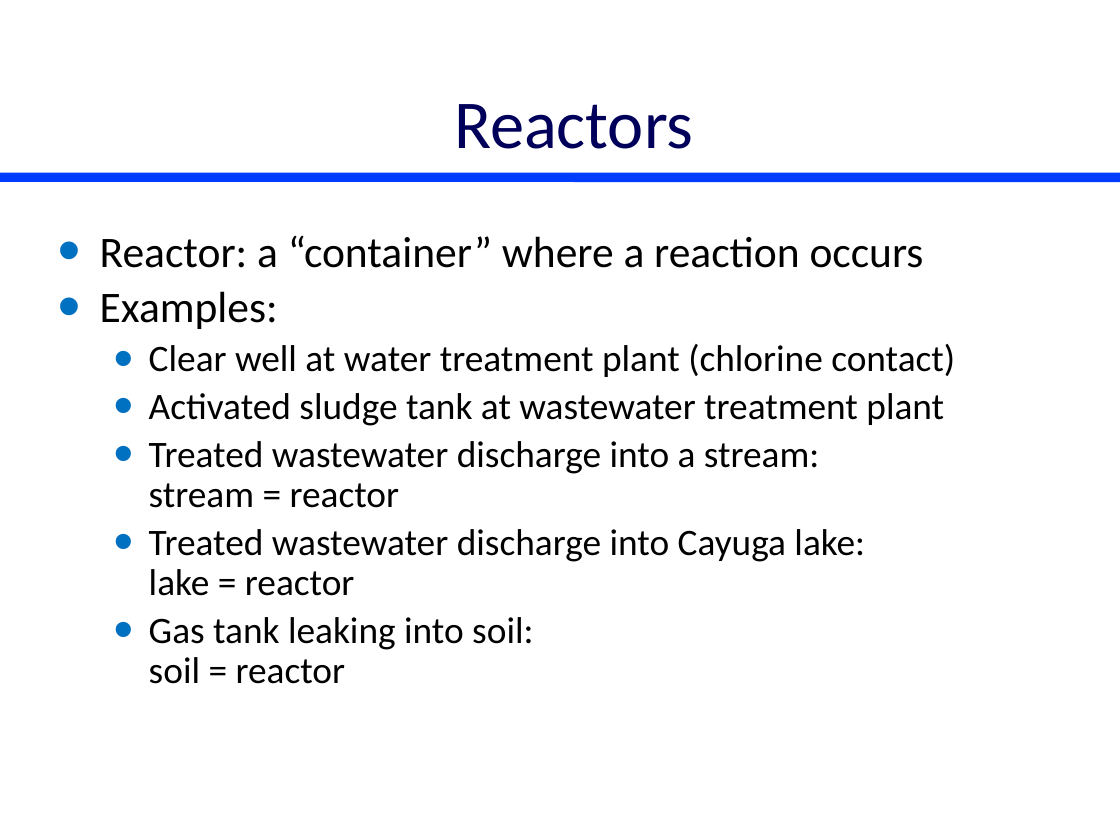
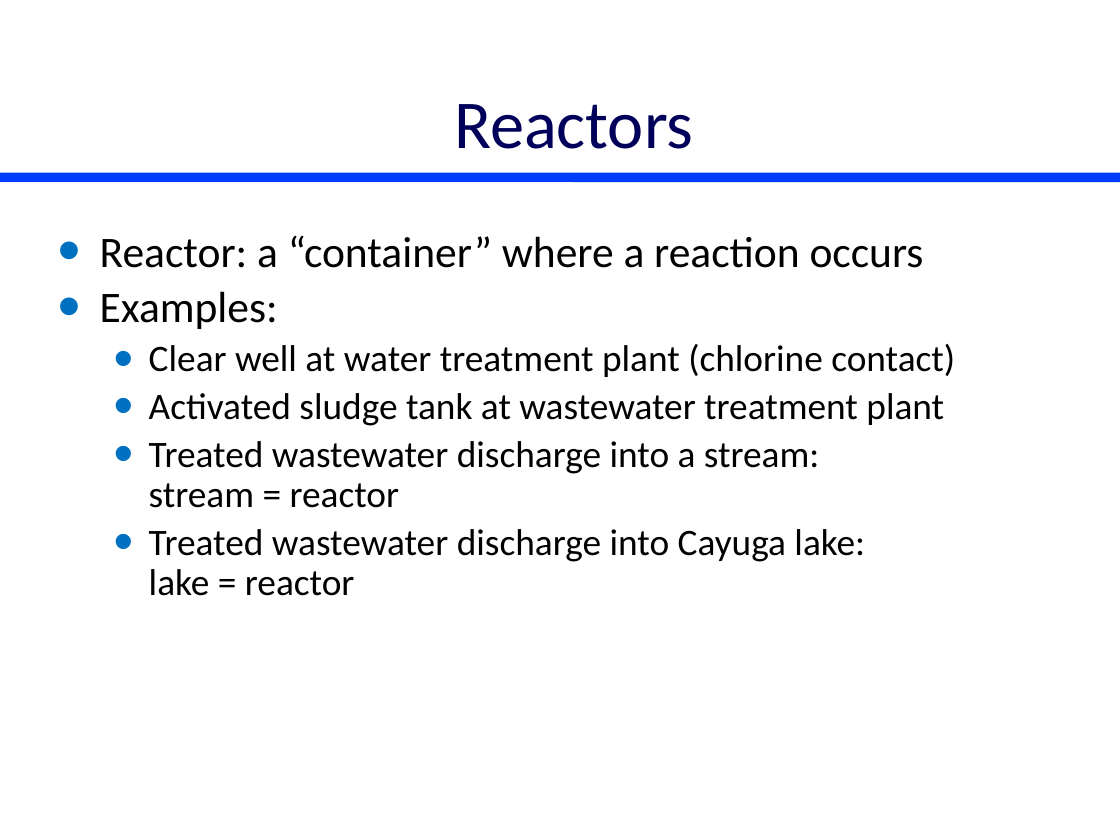
Before and after one commit to monroews/CEE4530, a slide deck: slide 9 of website/pptx/Reactors.pptx. Drawn at 1120x840 pixels with LibreOffice and Linux fonts; fonts in the diff are those of the drawing. Boxes give left, top, right and bottom in pixels: in the first picture for what was removed or moved away, otherwise in the second. Text is boxed around its words. In the diff, an @@ line names an element or a change of style, - is before the commit and + after.

Commit message:
reactor example

```diff
--- a/website/pptx/Reactors.pptx
+++ b/website/pptx/Reactors.pptx
@@ text at box(149, 617, 533, 684): paragraph removed @@
-  • Gas tank leaking into soil:
-    soil = reactor
```
Also in this commit, not shown: 10 other slides changed, 1 slide removed, 1 other file.
